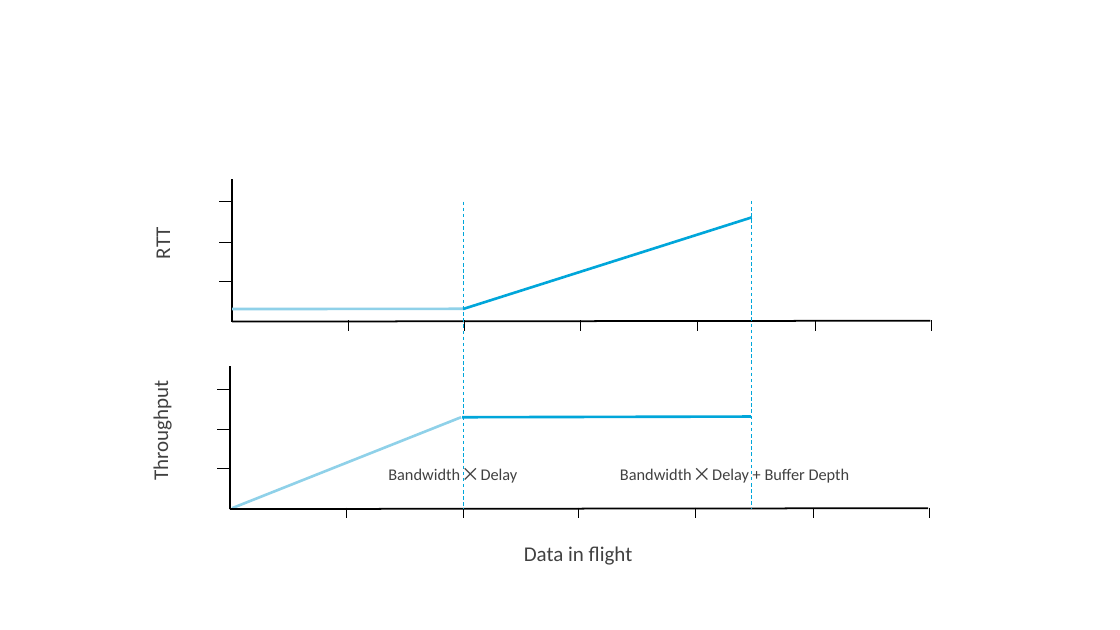
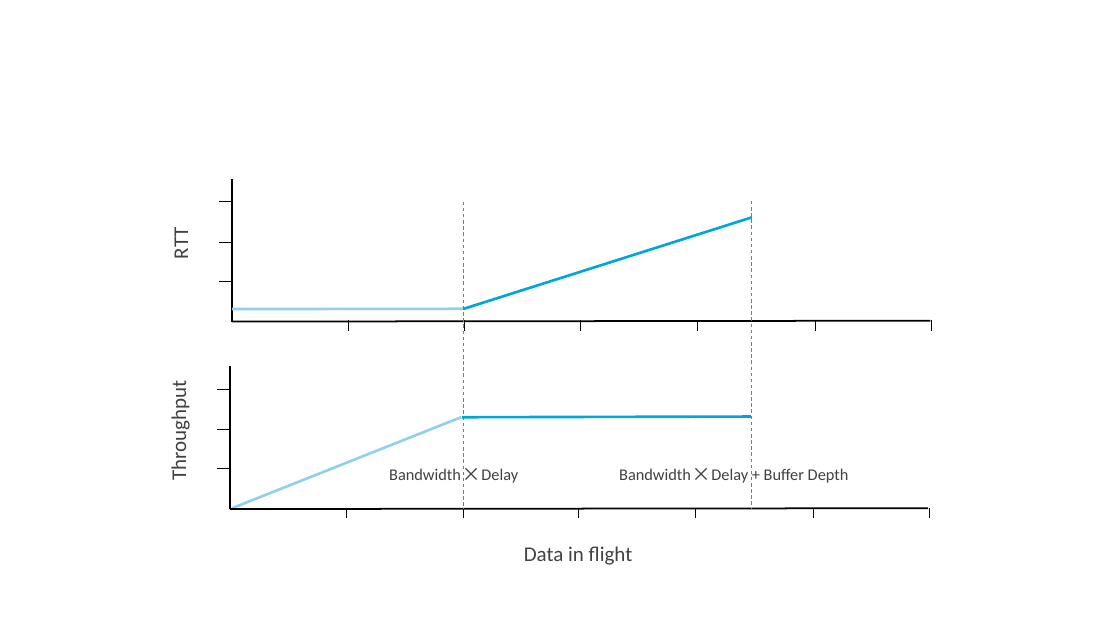
Before and after one commit to SystemsApproach/tcpcc, a slide deck: slide 5 of figures/Figure-sources.pptx (slide 6 before the commit). Drawn at 1120x630 pixels with LibreOffice and Linux fonts; fonts in the diff are those of the drawing. Boxes give left, top, right and bottom in pixels: in the first picture for what was removed or moved away, otherwise in the second. Text is boxed around its words. In the diff, an @@ line names an element or a change of style, - is before the commit and + after.

```diff
--- a/figures/Figure-sources.pptx
+++ b/figures/Figure-sources.pptx
@@ text "RTT": place and size @@
-text "RTT" at (150, 230, 176, 258)
+text "RTT" at (168, 230, 194, 258)
@@ text "Throughput": place and size @@
-text "Throughput" at (148, 390, 174, 477)
+text "Throughput" at (166, 390, 192, 477)
```
Also in this commit, not shown: 4 other slides changed, 1 slide added, 1 slide removed, 13 other files.
